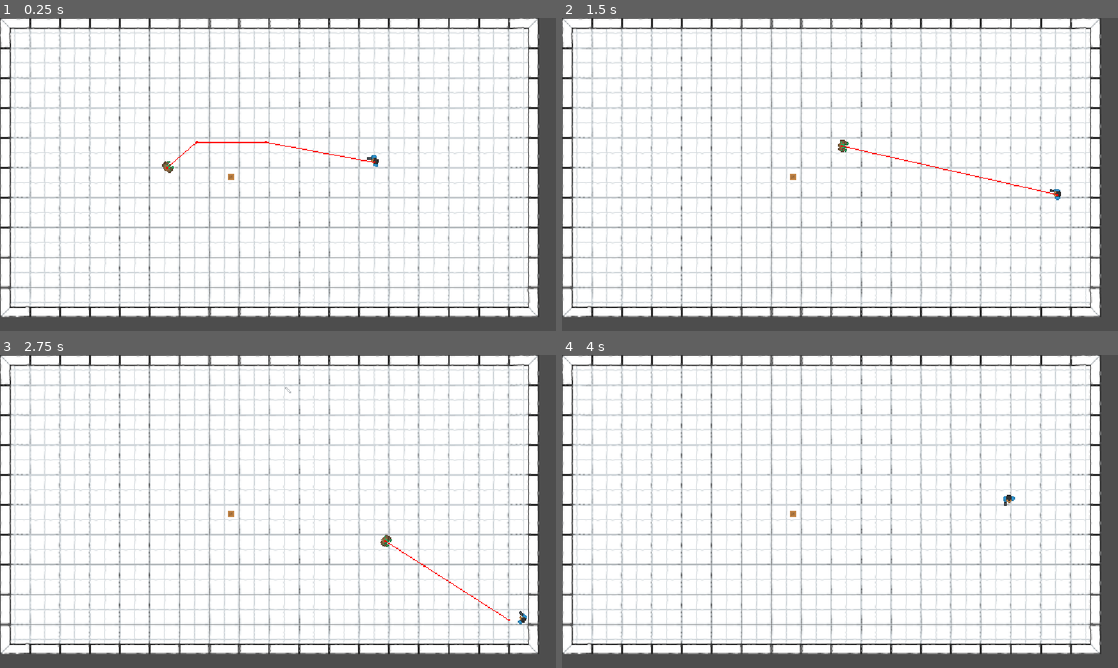
Above: before the commit, frames 1-4 (two rows, left to right).
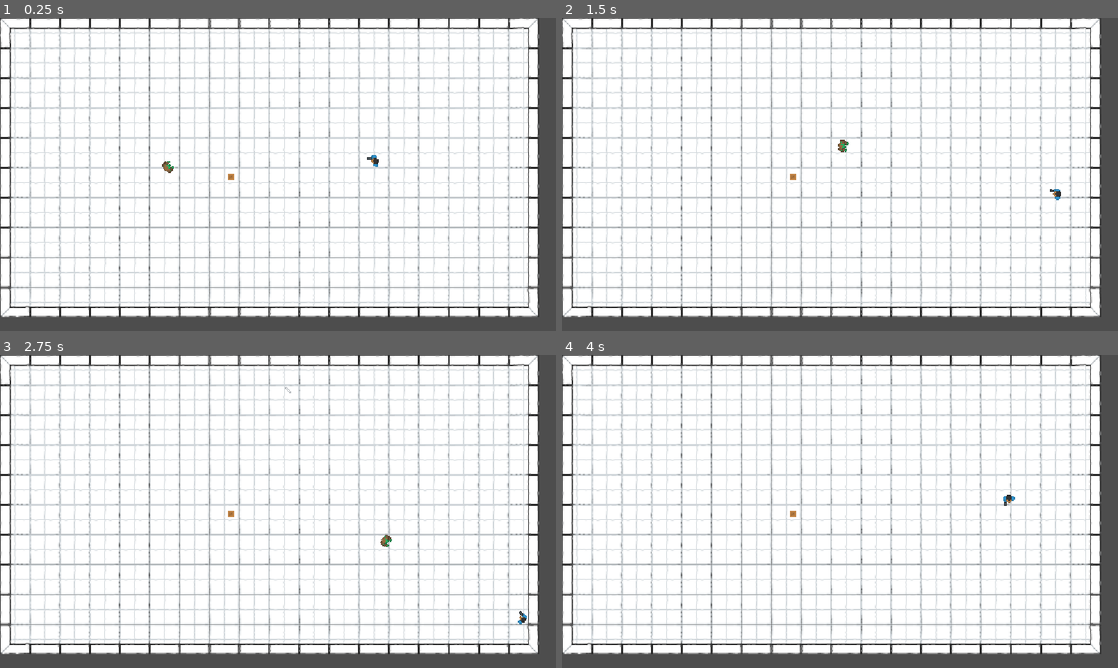
Above: after the commit, the same moments.

Repository: Frickerson/Brackeys_2026.2
Game: Godot game, scene res://Game/Levels/BasicLevel.tscn
Two runs of this game, one before a commit and one after it. Both use one fixed random seed, a clock stepped at 60 frames per second and the inputs below.
Inputs (mouse positions are in pixels of both pictures, inside the frame that each line leads up to):
- Up to frame 1 (0.25 s): no input
- Up to frame 2 (1.5 s): move the mouse to (962, 158) at 0.52 s; hold D (Player_Move_Right) 0.53-1.28 s; click (962, 158) at 0.6 s; move the mouse to (728, 190) at 1.27 s; hold S (Player_Move_Down) from 1.28 s (still down); click (728, 190) at 1.35 s
- Up to frame 3 (2.75 s): move the mouse to (333, 442) at 2.02 s; release S (Player_Move_Down) at 2.03 s; hold D (Player_Move_Right) from 2.03 s (still down); click (333, 442) at 2.1 s
- Up to frame 4 (4 s): move the mouse to (812, 574) at 2.77 s; release D (Player_Move_Right) at 2.78 s; hold W (Player_Move_Up) 2.78-3.53 s; click (812, 574) at 2.85 s; move the mouse to (1006, 558) at 3.52 s; hold A (Player_Move_Left) from 3.53 s (still down); click (1006, 558) at 3.6 s

The runs differ from the first frame. In frame 1, 0.1% of the frame differs, in the area x 29-68%, y 39-49%; in frame 2, 0.1%; in frame 3, less than 0.1%; in frame 4, nothing differs.

Commit message:
fix jihads fuckup

Diff:
--- a/Game/Objects/Enemy/Enemy.gd
+++ b/Game/Objects/Enemy/Enemy.gd
@@ -3,16 +3,11 @@
 class_name Enemy
 
 @onready var NavigationAgent : NavigationAgent2D = $NavigationAgent2D
-
-var PlayerRef: Player = null
-
-func _ready() -> void:
-	PlayerRef = get_tree().get_first_node_in_group("Player") as Player
+@onready var PlayerRef : Player = get_tree().get_first_node_in_group("Player")
 
 func _physics_process(delta: float) -> void:
 	if PlayerRef == null:
 		return
-
 
 	var player_position = PlayerRef.global_position
 	NavigationAgent.target_position = player_position
@@ -27,6 +22,5 @@
 
 	rotation = velocity.normalized().angle()
 
-
 func _take_damage(damage : float) -> void:
 	queue_free()
--- a/Game/Objects/Enemy/Enemy.tscn
+++ b/Game/Objects/Enemy/Enemy.tscn
@@ -24,4 +24,3 @@
 
 [node name="NavigationAgent2D" type="NavigationAgent2D" parent="." unique_id=47733685]
 target_desired_distance = 100.0
-debug_enabled = true
--- a/Game/Objects/Obstacle/Obstacle.tscn
+++ b/Game/Objects/Obstacle/Obstacle.tscn
@@ -7,6 +7,7 @@
 size = Vector2(16, 16)
 
 [node name="Obstacle" type="StaticBody2D" unique_id=851229595]
+script = ExtResource("1_tiyvn")
 
 [node name="CollisionShape2D" type="CollisionShape2D" parent="." unique_id=780853147]
 shape = SubResource("RectangleShape2D_bu7o8")
@@ -21,4 +22,3 @@
 [node name="NavigationObstacle2D" type="NavigationObstacle2D" parent="." unique_id=22841112]
 vertices = PackedVector2Array(-8, -8, 8, -8, 8, 8, -8, 8)
 affect_navigation_mesh = true
-script = ExtResource("1_tiyvn")
